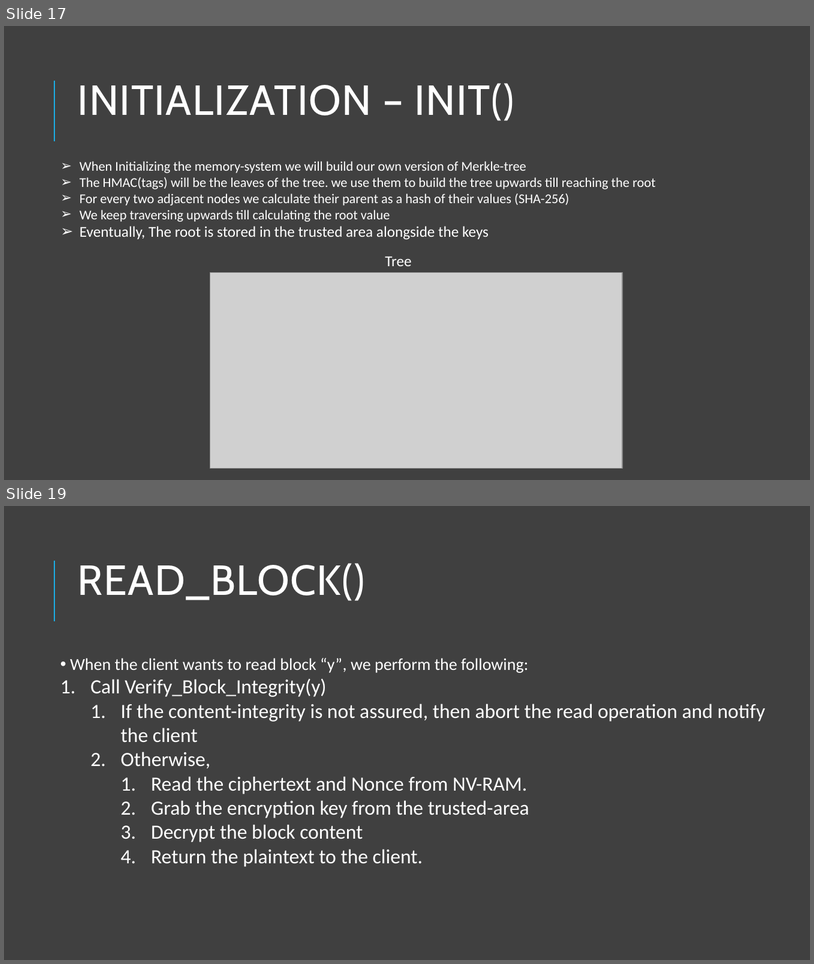
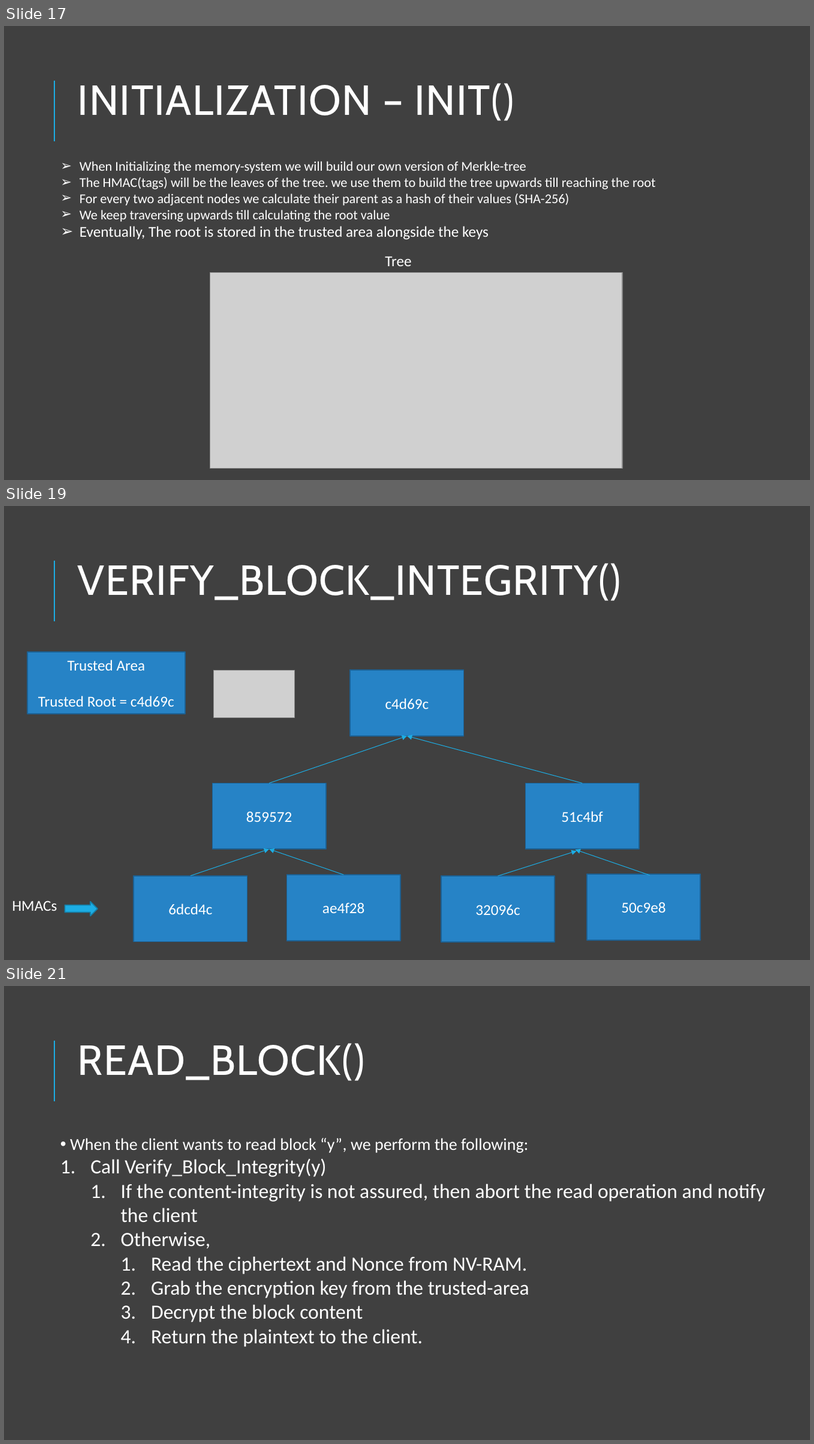
Before and after one commit to mahersanalla/IntegrityTree_, a slide deck: Integrity_Tree_updated.pptx. Shown one above the other, each under a label of ours: slides 17 and 19 before the commit, slides 17, 19 and 21 after it; the slides between them are not shown. The pictures are 814x964 and 814x1444 pixels, drawn with LibreOffice and Linux fonts; fonts in the diff are those of the drawing; grey boxes stand for pictures. Boxes give left, top, right and bottom in pixels: in the first picture for what was removed or moved away, otherwise in the second. Text is boxed around its words. In the diff, an @@ line names an element or a change of style, - is before the commit and + after.

```diff
--- a/Integrity_Tree_updated.pptx
+++ b/Integrity_Tree_updated.pptx
@@ slide 19 added at (x1=4, y1=506, x2=810, y2=960), background #414141 @@
@@ line added from (54, 621) to (54, 561), #1CADE4 1.5 pt @@
@@ title added at (x1=78, y1=563, x2=621, y2=601), 50 pt, text #FFFFFF @@
+VERIFY_BLOCK_INTEGRITY()
@@ rectangle added at (x1=27, y1=652, x2=185, y2=714), fill #2683C6, outline #1C6192 1.25 pt, 18 pt, text #FFFFFF @@
+Trusted Area
+Trusted Root = c4d69c
@@ picture added at (x1=214, y1=670, x2=295, y2=718) @@
@@ rectangle added at (x1=351, y1=670, x2=464, y2=736), fill #2683C6, outline #1C6192 1.25 pt, 18 pt, text #FFFFFF @@
+c4d69c
@@ arrow added from (270, 783) to (408, 736), #1CADE4 0.75 pt @@
@@ arrow added from (583, 783) to (408, 736), #1CADE4 0.75 pt @@
@@ rectangle added at (x1=213, y1=783, x2=326, y2=849), fill #2683C6, outline #1C6192 1.25 pt, 18 pt, text #FFFFFF @@
+859572
@@ rectangle added at (x1=526, y1=783, x2=640, y2=849), fill #2683C6, outline #1C6192 1.25 pt, 18 pt, text #FFFFFF @@
+51c4bf
@@ arrow added from (191, 876) to (270, 849), #1CADE4 0.75 pt @@
@@ arrow added from (344, 874) to (270, 849), #1CADE4 0.75 pt @@
@@ arrow added from (498, 876) to (577, 851), #1CADE4 0.75 pt @@
@@ arrow added from (650, 875) to (576, 850), #1CADE4 0.75 pt @@
@@ rectangle added at (x1=134, y1=876, x2=248, y2=942), fill #2683C6, outline #1C6192 1.25 pt, 18 pt, text #FFFFFF @@
+6dcd4c
@@ rectangle added at (x1=287, y1=874, x2=401, y2=940), fill #2683C6, outline #1C6192 1.25 pt, 18 pt, text #FFFFFF @@
+ae4f28
@@ rectangle added at (x1=441, y1=876, x2=555, y2=942), fill #2683C6, outline #1C6192 1.25 pt, 18 pt, text #FFFFFF @@
+32096c
@@ rectangle added at (x1=587, y1=874, x2=701, y2=940), fill #2683C6, outline #1C6192 1.25 pt, 18 pt, text #FFFFFF @@
+50c9e8
@@ text added at (x1=12, y1=900, x2=57, y2=910), 18 pt, text #FFFFFF @@
+HMACs
@@ right arrow added at (x1=65, y1=901, x2=98, y2=916), fill #1CADE4, outline #1580A9 1.25 pt @@
@@ what was slide 19 is now slide 21 @@
```
Also in this commit, not shown: 7 slides changed, 2 other slides added.
